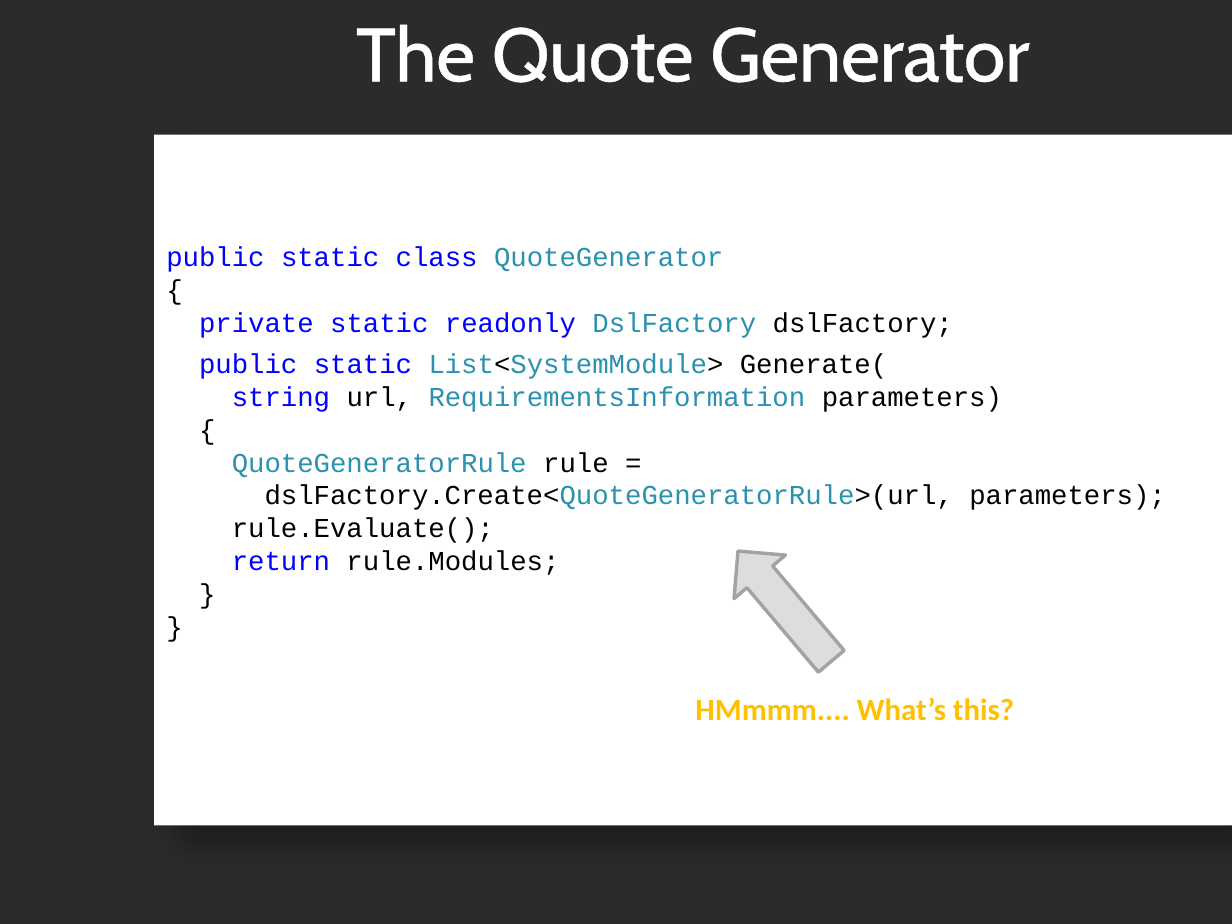
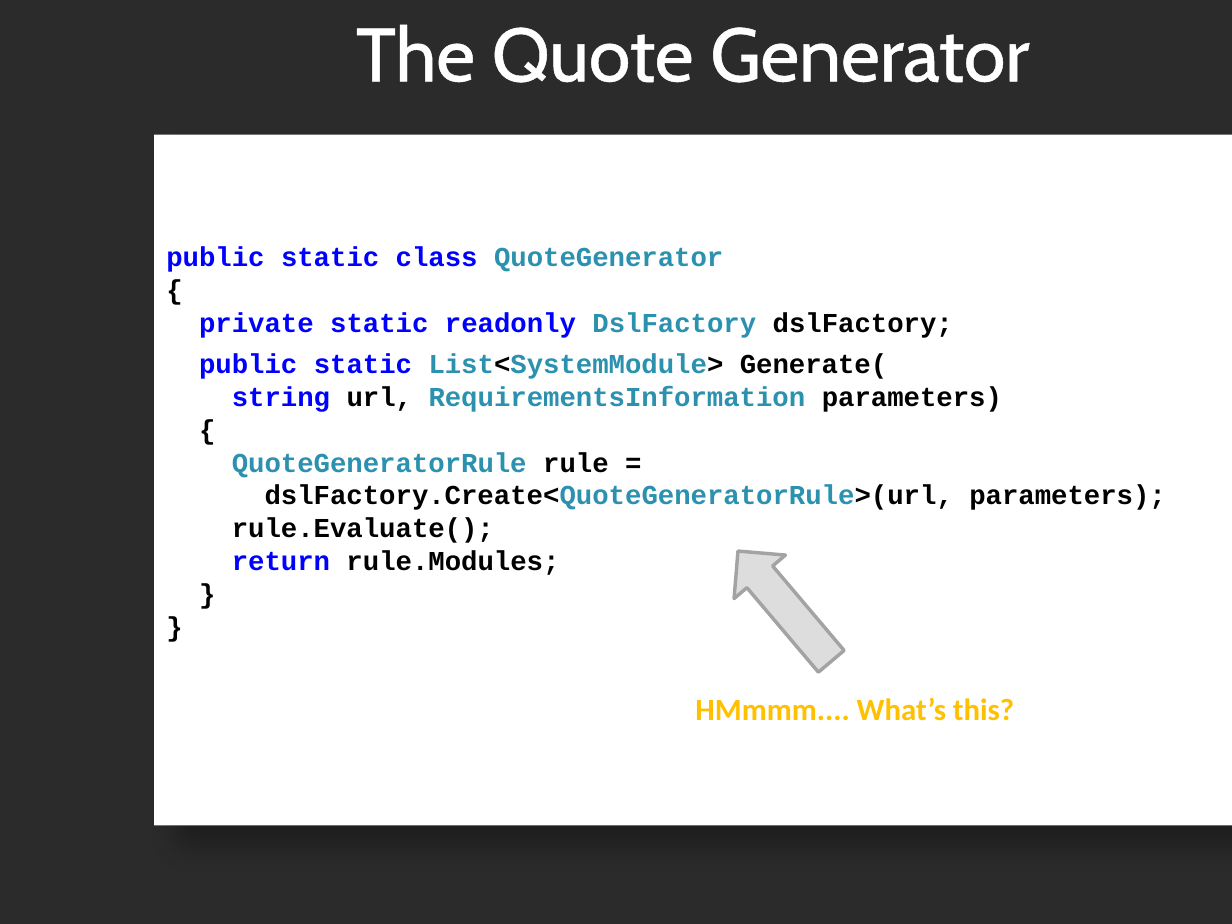
Before and after one commit to JFDu/devdefined-tools, a slide deck: slide 36 of presentations/2009/DSL/DSL_Presentation.pptx (slide 34 before the commit). Drawn at 1232x924 pixels with LibreOffice and Linux fonts; fonts in the diff are those of the drawing; background and template pictures are left out; a plain dark background stands for a picture behind light text. Boxes give left, top, right and bottom in pixels: in the first picture for what was removed or moved away, otherwise in the second. Text is boxed around its words. In the diff, an @@ line names an element or a change of style, - is before the commit and + after.

```diff
--- a/presentations/2009/DSL/DSL_Presentation.pptx
+++ b/presentations/2009/DSL/DSL_Presentation.pptx
@@ text "public static class QuoteGenerator" at (x1=154, y1=134, x2=1232, y2=825): bold on @@
```
Also in this commit, not shown: 4 other slides changed, 3 slides added, 2 other files.
